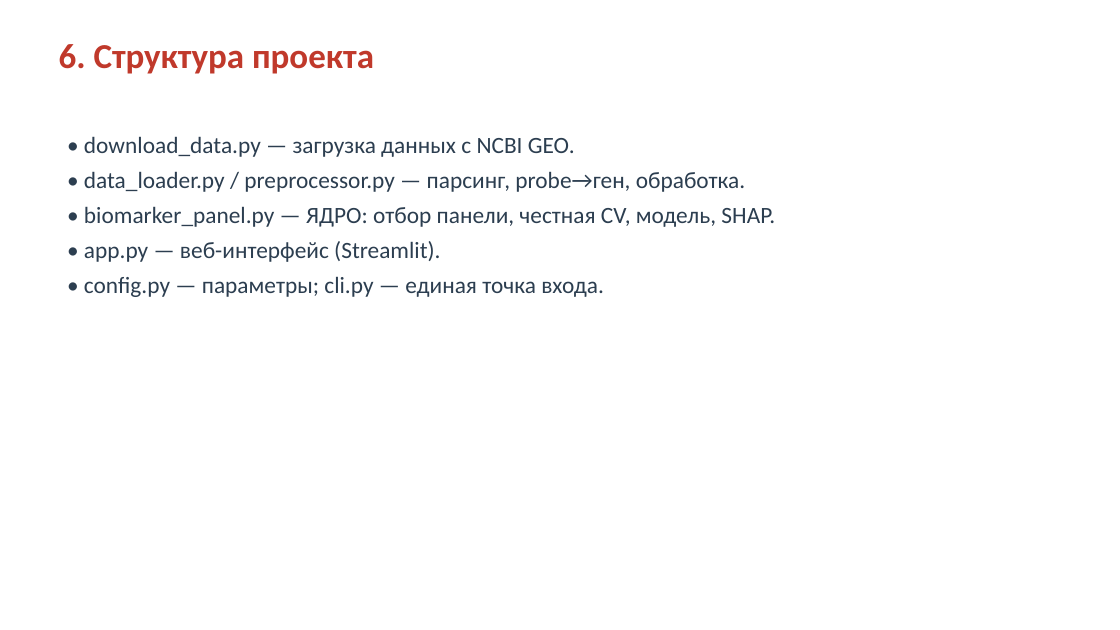
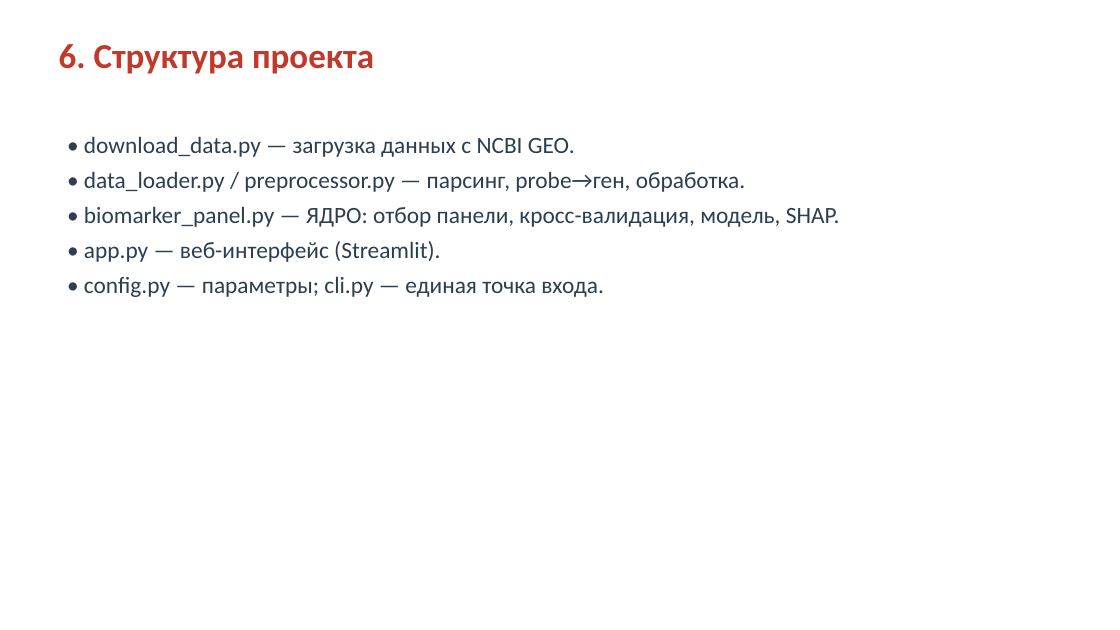
Before and after one commit to vverakorolevaa/alzheimer, a slide deck: slide 7 of docs/Презентация_AD_Blood_Stage.pptx. Drawn at 1120x630 pixels with LibreOffice and Linux fonts; fonts in the diff are those of the drawing. Boxes give left, top, right and bottom in pixels: in the first picture for what was removed or moved away, otherwise in the second. Text is boxed around its words. In the diff, an @@ line names an element or a change of style, - is before the commit and + after.

```diff
--- a/docs/Презентация_AD_Blood_Stage.pptx
+++ b/docs/Презентация_AD_Blood_Stage.pptx
@@ text at <box>84,206,840,227</box>: text changed @@
-• biomarker_panel.py — ЯДРО: отбор панели, честная CV, модель, SHAP.
+• biomarker_panel.py — ЯДРО: отбор панели, кросс-валидация, модель, SHAP.
```
Also in this commit, not shown: 6 other slides changed, 10 other files.
